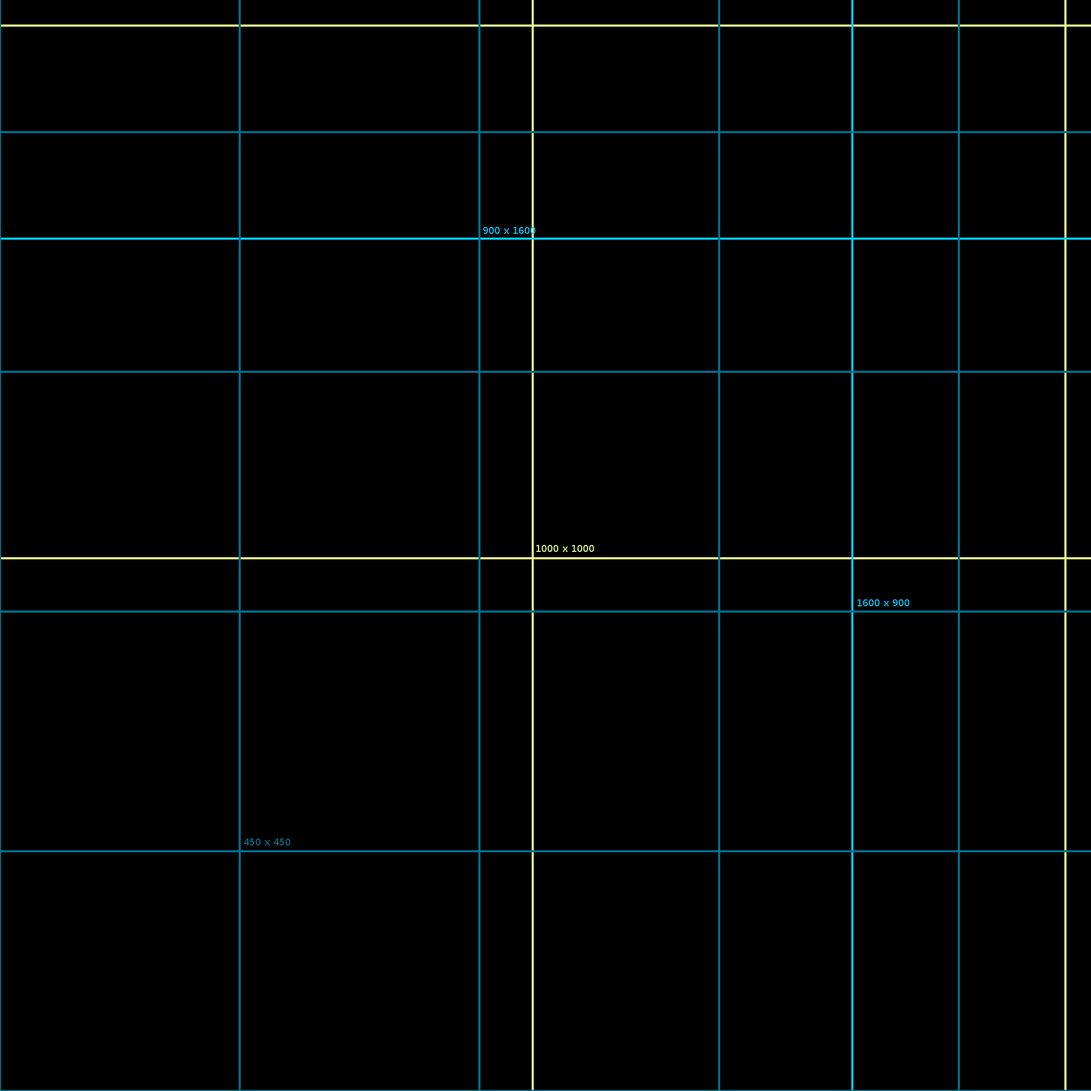
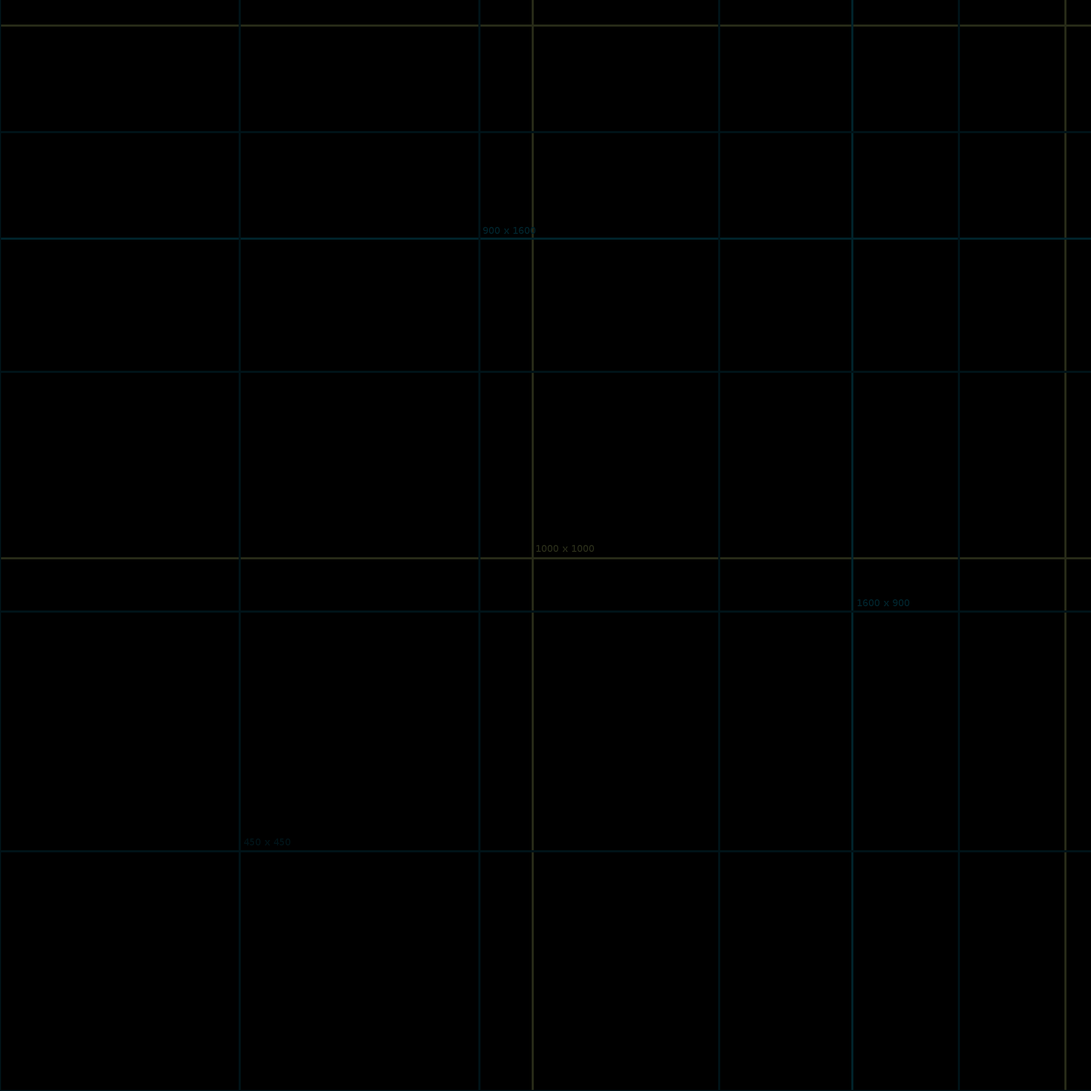
The second 1091px x 1091px image is a revision of the first. Changes to its layers:
added layer "darken" (83%) above "Schowek" over [0, 0, 1091, 1091]
